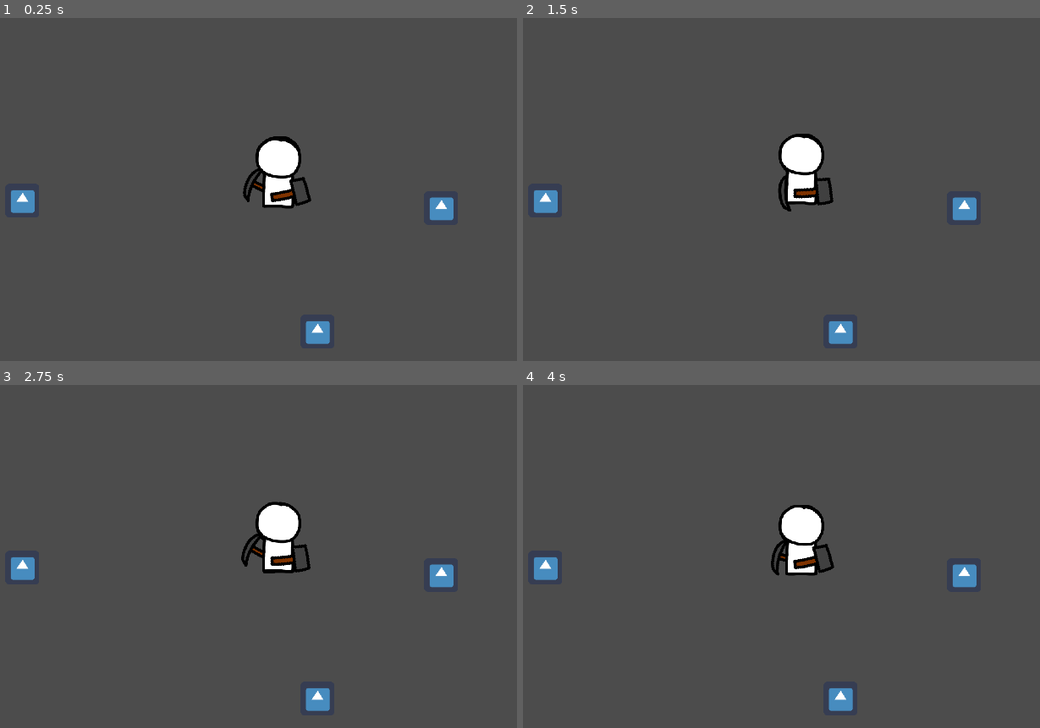
Above: before the commit, frames 1-4 (two rows, left to right).
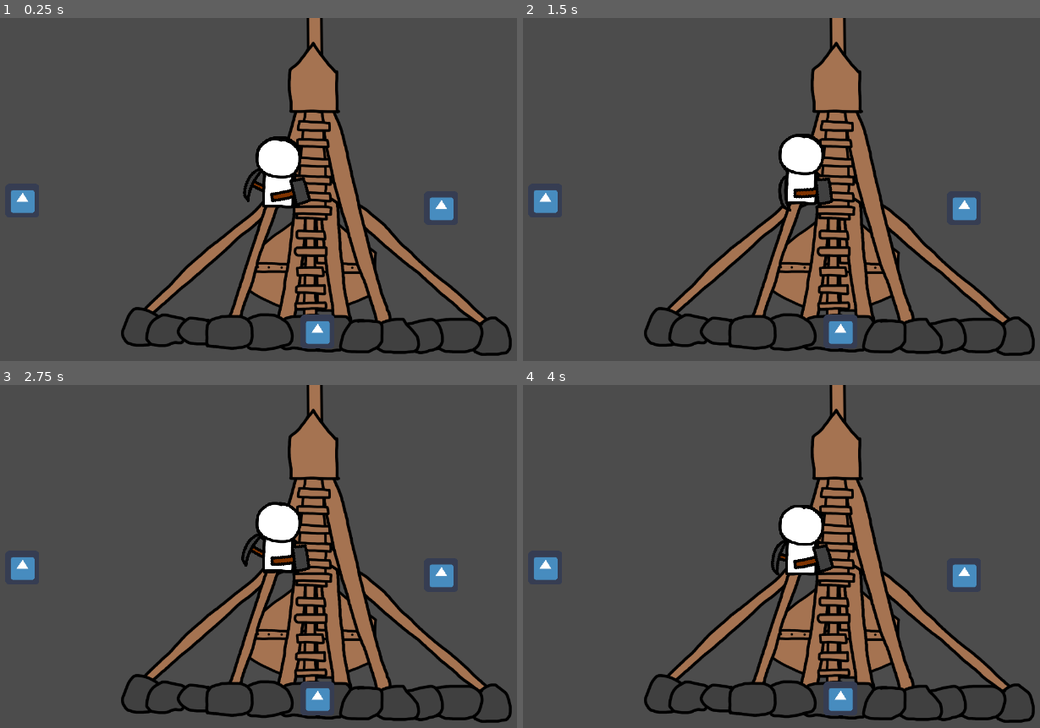
Above: after the commit, the same moments.

Repository: davinn19/Build-a-Trebuchet
Game: Godot game, scene res://field.tscn
Same seed, same stepped clock (60 frames per second), same inputs: the game is played once before the commit and once after it. The engine's default icon, where the game draws it, is replaced by a stand-in: a white triangle on a blue panel in a dark square.
Inputs:
- Up to frame 1 (0.25 s): no input
- Up to frame 2 (1.5 s): no input
- Up to frame 3 (2.75 s): no input
- Up to frame 4 (4 s): no input

The runs differ from the first frame. In frame 1, 16% of the frame differs, in the area x 23-100%, y 0-99%; in frame 2, 16%; in frame 3, 16%; in frame 4, 16%.
Error in both runs: Attempt to call function 'interpolate_property' in base 'null instance' on a null instance. (res://workers/miner.gd:70)

Commit message:
added build stage appearances for trebuchet

Diff:
--- a/stations/trebuchet.gd
+++ b/stations/trebuchet.gd
@@ -36,7 +36,7 @@
 
 
 func work(worker_inventory : Inventory, skill_level : int) -> void:
-	update_appearance()
+
 
 	var work_progress : int = randi() % (skill_level + 1)
 	pending_work = max(pending_work - work_progress, 0)
@@ -51,6 +51,7 @@
 
 func goto_next_stage() -> void:
 	build_stage += 1
+	update_appearance()
 	if build_stage >= total_required_resources.size():
 		emit_signal("build_completed")
 	else:
@@ -59,8 +60,8 @@
 
 
 func update_appearance() -> void:
-	# TODO implement
-	pass
+	$Anim.play(str(build_stage))
+
 
 
 func get_required_resources() -> Dictionary:
--- a/stations/trebuchet.tscn
+++ b/stations/trebuchet.tscn
@@ -1,6 +1,292 @@
-[gd_scene load_steps=2 format=2]
-
+[gd_scene load_steps=12 format=2]
+
+[ext_resource path="res://assets/trebuchet/counterweight.png" type="Texture" id=1]
 [ext_resource path="res://stations/trebuchet.gd" type="Script" id=2]
+[ext_resource path="res://assets/trebuchet/arm.png" type="Texture" id=3]
+[ext_resource path="res://assets/trebuchet/sling.png" type="Texture" id=4]
+[ext_resource path="res://assets/trebuchet/joint.png" type="Texture" id=5]
+[ext_resource path="res://assets/trebuchet/middle.png" type="Texture" id=6]
+[ext_resource path="res://assets/trebuchet/foundation.png" type="Texture" id=7]
+[ext_resource path="res://assets/trebuchet/narrow.png" type="Texture" id=8]
+[ext_resource path="res://assets/trebuchet/ladder.png" type="Texture" id=9]
+[ext_resource path="res://assets/trebuchet/wide.png" type="Texture" id=10]
+
+[sub_resource type="Animation" id=1]
+resource_name = "BuildAnimation"
+length = 1.5
+tracks/0/type = "value"
+tracks/0/path = NodePath("Parts/Narrow:visible")
+tracks/0/interp = 1
+tracks/0/loop_wrap = true
+tracks/0/imported = false
+tracks/0/enabled = true
+tracks/0/keys = {
+"times": PoolRealArray( 0, 0.3 ),
+"transitions": PoolRealArray( 1, 1 ),
+"update": 1,
+"values": [ false, true ]
+}
+tracks/1/type = "value"
+tracks/1/path = NodePath("Parts/Wide:visible")
+tracks/1/interp = 1
+tracks/1/loop_wrap = true
+tracks/1/imported = false
+tracks/1/enabled = true
+tracks/1/keys = {
+"times": PoolRealArray( 0, 0.2 ),
+"transitions": PoolRealArray( 1, 1 ),
+"update": 1,
+"values": [ false, true ]
+}
+tracks/2/type = "value"
+tracks/2/path = NodePath("Parts/Middle:visible")
+tracks/2/interp = 1
+tracks/2/loop_wrap = true
+tracks/2/imported = false
+tracks/2/enabled = true
+tracks/2/keys = {
+"times": PoolRealArray( 0, 0.4 ),
+"transitions": PoolRealArray( 1, 1 ),
+"update": 1,
+"values": [ false, true ]
+}
+tracks/3/type = "value"
+tracks/3/path = NodePath("Parts/Ladder:visible")
+tracks/3/interp = 1
+tracks/3/loop_wrap = true
+tracks/3/imported = false
+tracks/3/enabled = true
+tracks/3/keys = {
+"times": PoolRealArray( 0, 0.5 ),
+"transitions": PoolRealArray( 1, 1 ),
+"update": 1,
+"values": [ false, true ]
+}
+tracks/4/type = "value"
+tracks/4/path = NodePath("Parts/Foundation:visible")
+tracks/4/interp = 1
+tracks/4/loop_wrap = true
+tracks/4/imported = false
+tracks/4/enabled = true
+tracks/4/keys = {
+"times": PoolRealArray( 0, 0.1 ),
+"transitions": PoolRealArray( 1, 1 ),
+"update": 1,
+"values": [ false, true ]
+}
+tracks/5/type = "value"
+tracks/5/path = NodePath("Parts/Joint:visible")
+tracks/5/interp = 1
+tracks/5/loop_wrap = true
+tracks/5/imported = false
+tracks/5/enabled = true
+tracks/5/keys = {
+"times": PoolRealArray( 0, 0.7 ),
+"transitions": PoolRealArray( 1, 1 ),
+"update": 1,
+"values": [ false, true ]
+}
+tracks/6/type = "value"
+tracks/6/path = NodePath("Parts/Joint:position")
+tracks/6/interp = 1
+tracks/6/loop_wrap = true
+tracks/6/imported = false
+tracks/6/enabled = true
+tracks/6/keys = {
+"times": PoolRealArray( 0, 0.7, 0.8 ),
+"transitions": PoolRealArray( 1, 1, 1 ),
+"update": 1,
+"values": [ Vector2( 0, -485 ), Vector2( 156, -33 ), Vector2( 0, -485 ) ]
+}
+tracks/7/type = "value"
+tracks/7/path = NodePath("Parts/Joint:rotation_degrees")
+tracks/7/interp = 1
+tracks/7/loop_wrap = true
+tracks/7/imported = false
+tracks/7/enabled = true
+tracks/7/keys = {
+"times": PoolRealArray( 0, 0.7, 0.8 ),
+"transitions": PoolRealArray( 1, 1, 1 ),
+"update": 1,
+"values": [ 0.0, -86.0821, 0.0 ]
+}
+tracks/8/type = "value"
+tracks/8/path = NodePath("Parts/Arm:visible")
+tracks/8/interp = 1
+tracks/8/loop_wrap = true
+tracks/8/imported = false
+tracks/8/enabled = true
+tracks/8/keys = {
+"times": PoolRealArray( 0, 1 ),
+"transitions": PoolRealArray( 1, 1 ),
+"update": 1,
+"values": [ false, true ]
+}
+tracks/9/type = "value"
+tracks/9/path = NodePath("Parts/Arm:rotation_degrees")
+tracks/9/interp = 1
+tracks/9/loop_wrap = true
+tracks/9/imported = false
+tracks/9/enabled = true
+tracks/9/keys = {
+"times": PoolRealArray( 1, 1.2, 1.3 ),
+"transitions": PoolRealArray( 1, 1, 1 ),
+"update": 1,
+"values": [ 0.0, -23.4126, 89.4603 ]
+}
+tracks/10/type = "value"
+tracks/10/path = NodePath("Parts/Arm:position")
+tracks/10/interp = 1
+tracks/10/loop_wrap = true
+tracks/10/imported = false
+tracks/10/enabled = true
+tracks/10/keys = {
+"times": PoolRealArray( 1, 1.2 ),
+"transitions": PoolRealArray( 1, 1 ),
+"update": 1,
+"values": [ Vector2( 92, 2 ), Vector2( 0, -471 ) ]
+}
+tracks/11/type = "value"
+tracks/11/path = NodePath("Parts/Counterweight:visible")
+tracks/11/interp = 1
+tracks/11/loop_wrap = true
+tracks/11/imported = false
+tracks/11/enabled = true
+tracks/11/keys = {
+"times": PoolRealArray( 0, 0.9 ),
+"transitions": PoolRealArray( 1, 1 ),
+"update": 1,
+"values": [ false, true ]
+}
+tracks/12/type = "value"
+tracks/12/path = NodePath("Parts/Counterweight:position")
+tracks/12/interp = 1
+tracks/12/loop_wrap = true
+tracks/12/imported = false
+tracks/12/enabled = true
+tracks/12/keys = {
+"times": PoolRealArray( 0, 0.9, 1.3 ),
+"transitions": PoolRealArray( 1, 1, 1 ),
+"update": 1,
+"values": [ Vector2( 124, -148 ), Vector2( -3, -161 ), Vector2( -3, -210 ) ]
+}
+tracks/13/type = "value"
+tracks/13/path = NodePath("Parts/Counterweight:rotation_degrees")
+tracks/13/interp = 1
+tracks/13/loop_wrap = true
+tracks/13/imported = false
+tracks/13/enabled = true
+tracks/13/keys = {
+"times": PoolRealArray( 0, 0.9, 1.3 ),
+"transitions": PoolRealArray( 1, 1, 1 ),
+"update": 1,
+"values": [ 0.0, 0.0, 0.0 ]
+}
+tracks/14/type = "value"
+tracks/14/path = NodePath("Parts/Sling:position")
+tracks/14/interp = 1
+tracks/14/loop_wrap = true
+tracks/14/imported = false
+tracks/14/enabled = true
+tracks/14/keys = {
+"times": PoolRealArray( 1.1, 1.2, 1.3 ),
+"transitions": PoolRealArray( 1, 1, 1 ),
+"update": 1,
+"values": [ Vector2( -1103, -17 ), Vector2( -1091, -24 ), Vector2( 13, -1648 ) ]
+}
+tracks/15/type = "value"
+tracks/15/path = NodePath("Parts/Sling:rotation_degrees")
+tracks/15/interp = 1
+tracks/15/loop_wrap = true
+tracks/15/imported = false
+tracks/15/enabled = true
+tracks/15/keys = {
+"times": PoolRealArray( 1.1, 1.2, 1.3 ),
+"transitions": PoolRealArray( 1, 1, 1 ),
+"update": 1,
+"values": [ -179.896, -178.76, -90.6716 ]
+}
+tracks/16/type = "value"
+tracks/16/path = NodePath("Parts/Sling:visible")
+tracks/16/interp = 1
+tracks/16/loop_wrap = true
+tracks/16/imported = false
+tracks/16/enabled = true
+tracks/16/keys = {
+"times": PoolRealArray( 0, 1.1 ),
+"transitions": PoolRealArray( 1, 1 ),
+"update": 1,
+"values": [ false, true ]
+}
+tracks/17/type = "value"
+tracks/17/path = NodePath("Parts/Ladder:position")
+tracks/17/interp = 1
+tracks/17/loop_wrap = true
+tracks/17/imported = false
+tracks/17/enabled = true
+tracks/17/keys = {
+"times": PoolRealArray( 0, 0.5, 0.6 ),
+"transitions": PoolRealArray( 1, 1, 1 ),
+"update": 1,
+"values": [ Vector2( -3, -219 ), Vector2( -141, -86 ), Vector2( -3, -219 ) ]
+}
+tracks/18/type = "value"
+tracks/18/path = NodePath("Parts/Ladder:rotation_degrees")
+tracks/18/interp = 1
+tracks/18/loop_wrap = true
+tracks/18/imported = false
+tracks/18/enabled = true
+tracks/18/keys = {
+"times": PoolRealArray( 0, 0.5, 0.6 ),
+"transitions": PoolRealArray( 1, 1, 1 ),
+"update": 1,
+"values": [ 0.0, 71.8623, 0.0 ]
+}
 
 [node name="Trebuchet" type="Node2D"]
 script = ExtResource( 2 )
+
+[node name="Parts" type="Node2D" parent="."]
+
+[node name="Arm" type="Sprite" parent="Parts"]
+position = Vector2( 0, -471 )
+rotation = 1.56138
+texture = ExtResource( 3 )
+offset = Vector2( -500, -10 )
+
+[node name="Sling" type="Sprite" parent="Parts"]
+position = Vector2( 13, -1648 )
+rotation = -1.58252
+texture = ExtResource( 4 )
+offset = Vector2( -250, 0 )
+
+[node name="Counterweight" type="Sprite" parent="Parts"]
+position = Vector2( -3, -210 )
+texture = ExtResource( 1 )
+
+[node name="Narrow" type="Sprite" parent="Parts"]
+position = Vector2( 1, -218.5 )
+texture = ExtResource( 8 )
+
+[node name="Wide" type="Sprite" parent="Parts"]
+position = Vector2( -4, -176.5 )
+texture = ExtResource( 10 )
+
+[node name="Middle" type="Sprite" parent="Parts"]
+position = Vector2( -4, -209.5 )
+texture = ExtResource( 6 )
+
+[node name="Ladder" type="Sprite" parent="Parts"]
+position = Vector2( -3, -219 )
+texture = ExtResource( 9 )
+
+[node name="Joint" type="Sprite" parent="Parts"]
+position = Vector2( 0, -485 )
+texture = ExtResource( 5 )
+
+[node name="Foundation" type="Sprite" parent="Parts"]
+position = Vector2( 5, -4 )
+texture = ExtResource( 7 )
+
+[node name="Anim" type="AnimationPlayer" parent="."]
+anims/BuildAnimation = SubResource( 1 )
